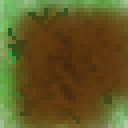
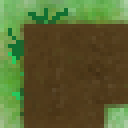
Layer changes from the first (128, 128) image to the second:
added layer "thicc" above "grass0.png" over [8, 12, 128, 128]
renamed "mud2.png" to "grass0.png", painted on it over [0, 0, 128, 128]
